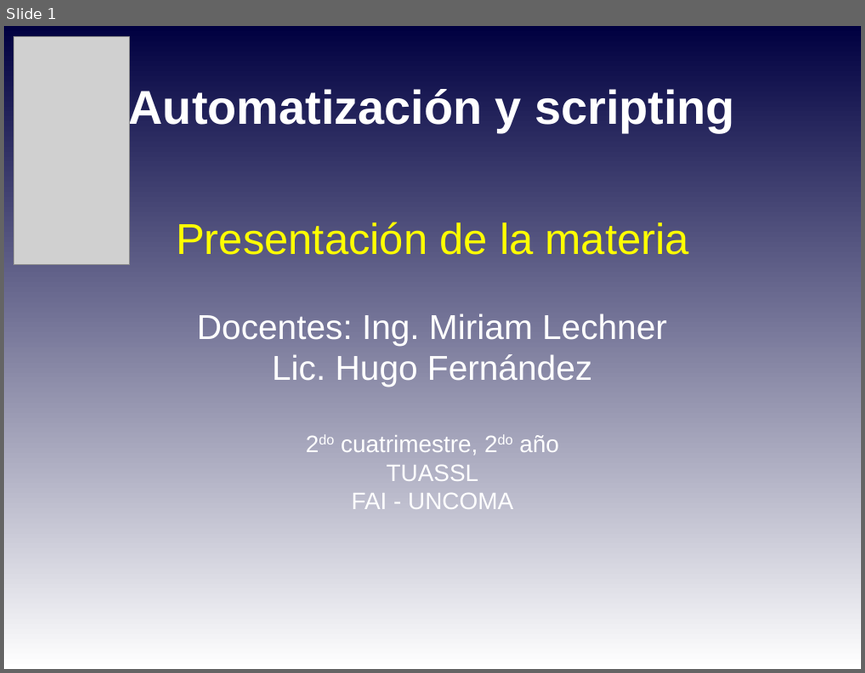
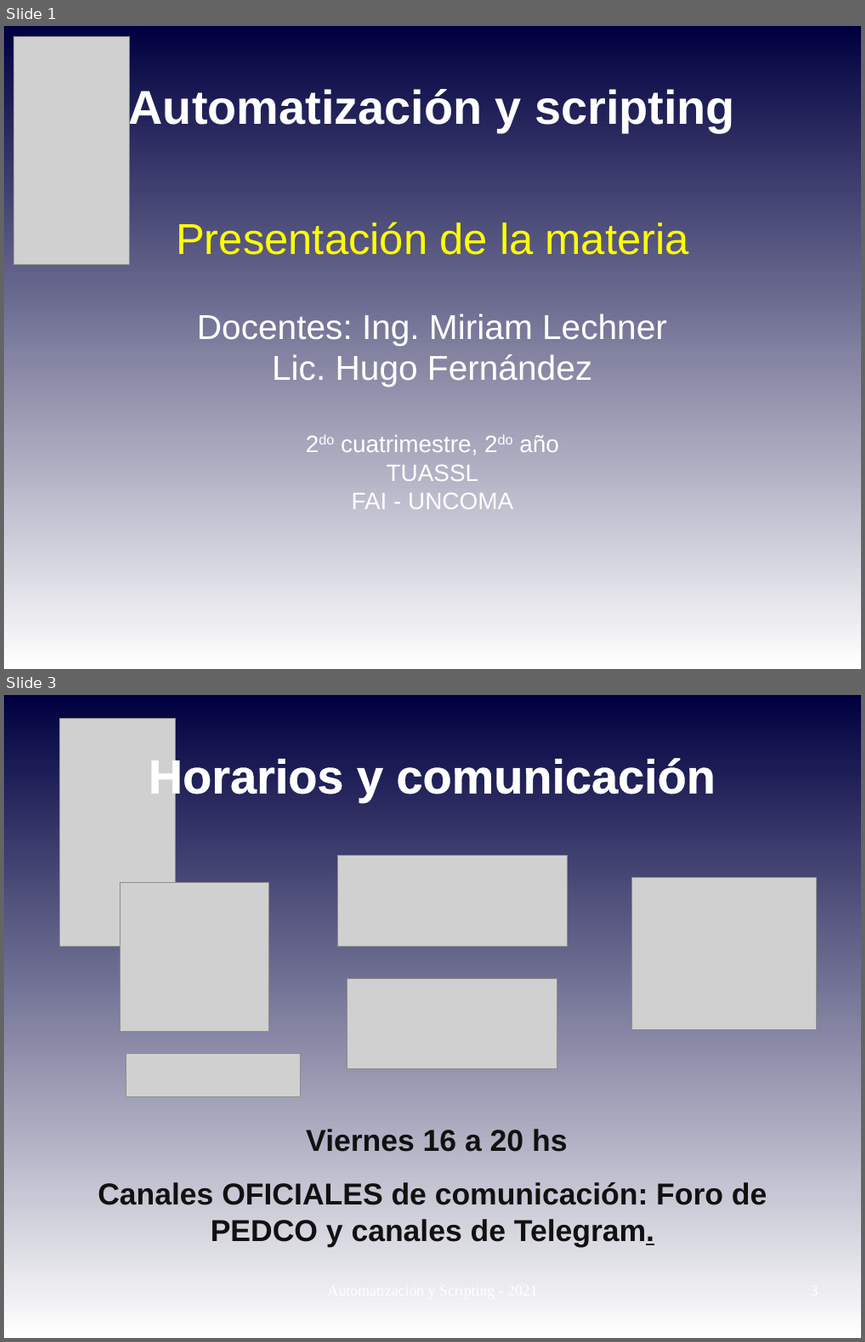
Before and after one commit to niniadcobre/-AutoyScripting, a slide deck: clases/AYS_clase01.odp. Shown one above the other, each under a label of ours: slide 1 before the commit, slides 1 and 3 after it; the slides between them are not shown. The pictures are 865x673 and 865x1342 pixels, drawn with LibreOffice and Linux fonts; fonts in the diff are those of the drawing; grey boxes stand for pictures. Boxes give left, top, right and bottom in pixels: in the first picture for what was removed or moved away, otherwise in the second. Text is boxed around its words. In the diff, an @@ line names an element or a change of style, - is before the commit and + after.

```diff
--- a/clases/AYS_clase01.odp
+++ b/clases/AYS_clase01.odp
@@ slide 3 added at [4, 695, 861, 1338], background gradient #000040 to #FFFFFF @@
@@ picture added at [59, 718, 175, 946] @@
@@ title added at [148, 755, 715, 801], 44 pt, text #FFFFFF, bold @@
+Horarios y comunicación
@@ picture added at [338, 855, 568, 946] @@
@@ picture added at [120, 883, 269, 1032] @@
@@ picture added at [632, 878, 817, 1030] @@
@@ picture added at [347, 979, 556, 1069] @@
@@ picture added at [126, 1054, 301, 1097] @@
@@ text added at [306, 1129, 567, 1151], 28 pt, text #111111, bold @@
+Viernes 16 a 20 hs
@@ text added at [98, 1182, 766, 1247], 28 pt, text #111111, bold @@
+Canales OFICIALES de comunicación: Foro de PEDCO y canales de Telegram.
```
Also in this commit, not shown: 4 slides changed, 1 other slide added, 1 slide removed, 2 other files.
